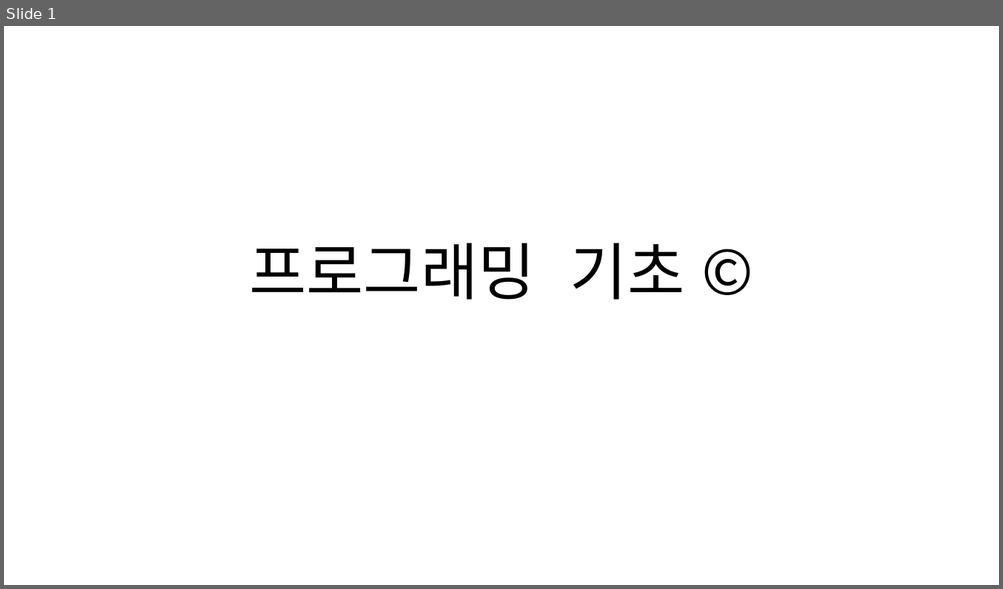
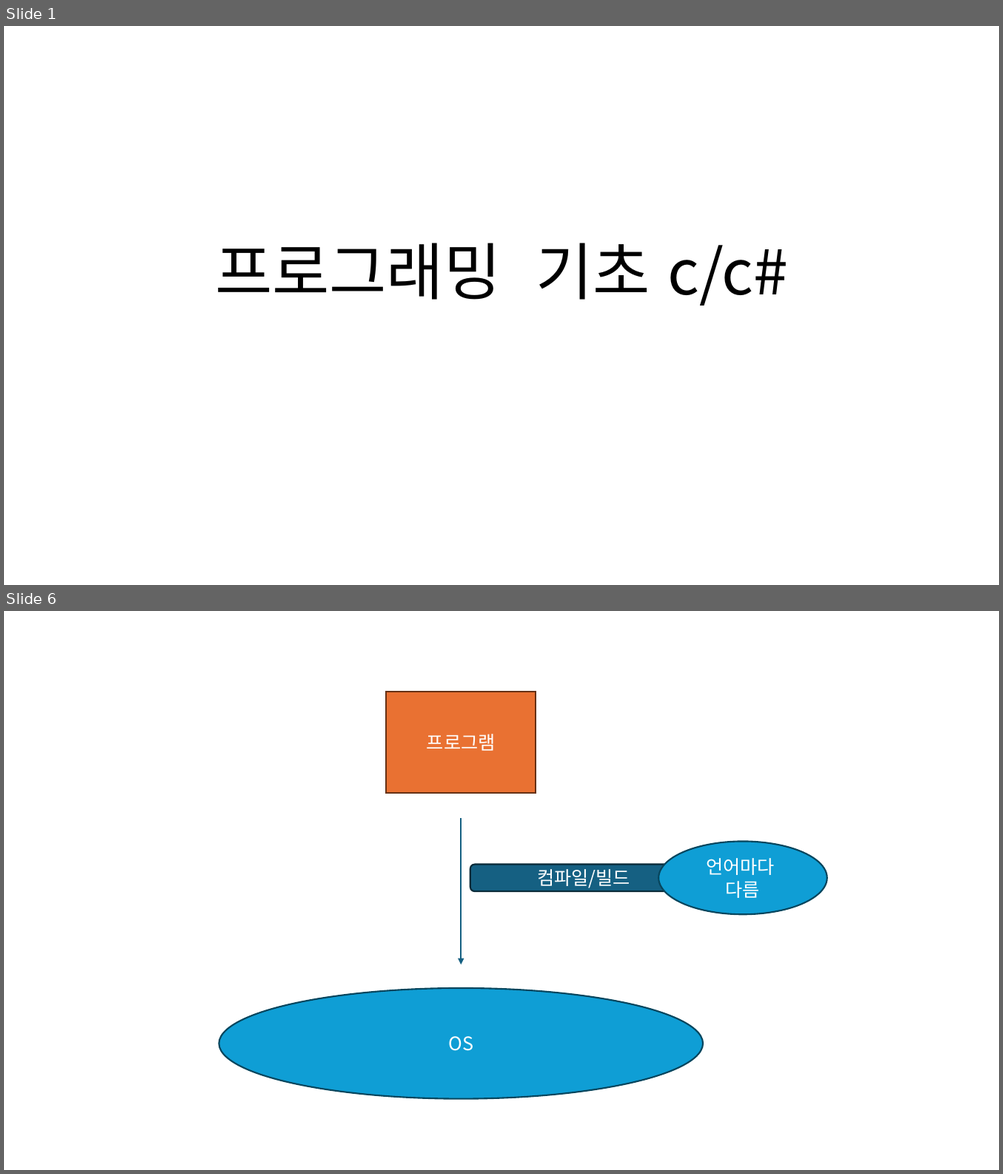
Before and after one commit to Pacman18/SantaClass, a slide deck: Week_1.pptx. Shown one above the other, each under a label of ours: slide 1 before the commit, slides 1 and 6 after it; the slides between them are not shown. The pictures are 1003x589 and 1003x1174 pixels, drawn with LibreOffice and Linux fonts; fonts in the diff are those of the drawing. Boxes give left, top, right and bottom in pixels: in the first picture for what was removed or moved away, otherwise in the second. Text is boxed around its words. In the diff, an @@ line names an element or a change of style, - is before the commit and + after.

```diff
--- a/Week_1.pptx
+++ b/Week_1.pptx
@@ slide 6 added at box(4, 611, 999, 1170), background #FFFFFF @@
@@ rectangle added at box(386, 692, 536, 793), fill #E97132, outline #663216 1.5 pt, 18 pt, text #FFFFFF @@
+프로그램
@@ arrow added from (461, 818) to (461, 965), #156082 1.5 pt @@
@@ ellipse added at box(658, 842, 827, 914), fill #0F9ED5, outline #07455D 1.5 pt, 18 pt, text #FFFFFF @@
+언어마다
+다름
@@ rounded rectangle added at box(470, 865, 697, 891), fill #156082, outline #092A39 1.5 pt, 18 pt, text #FFFFFF @@
+컴파일/빌드
@@ ellipse added at box(219, 988, 703, 1099), fill #0F9ED5, outline #07455D 1.5 pt, 18 pt, text #FFFFFF @@
+OS
@@ slide 1 changed as well @@
@@ title at box(215, 243, 788, 306): text changed @@
-프로그래밍 기초 ©
+프로그래밍 기초 c/c#
```
Also in this commit, not shown: 7 other slides added, 1 slide removed, 1 other file.
